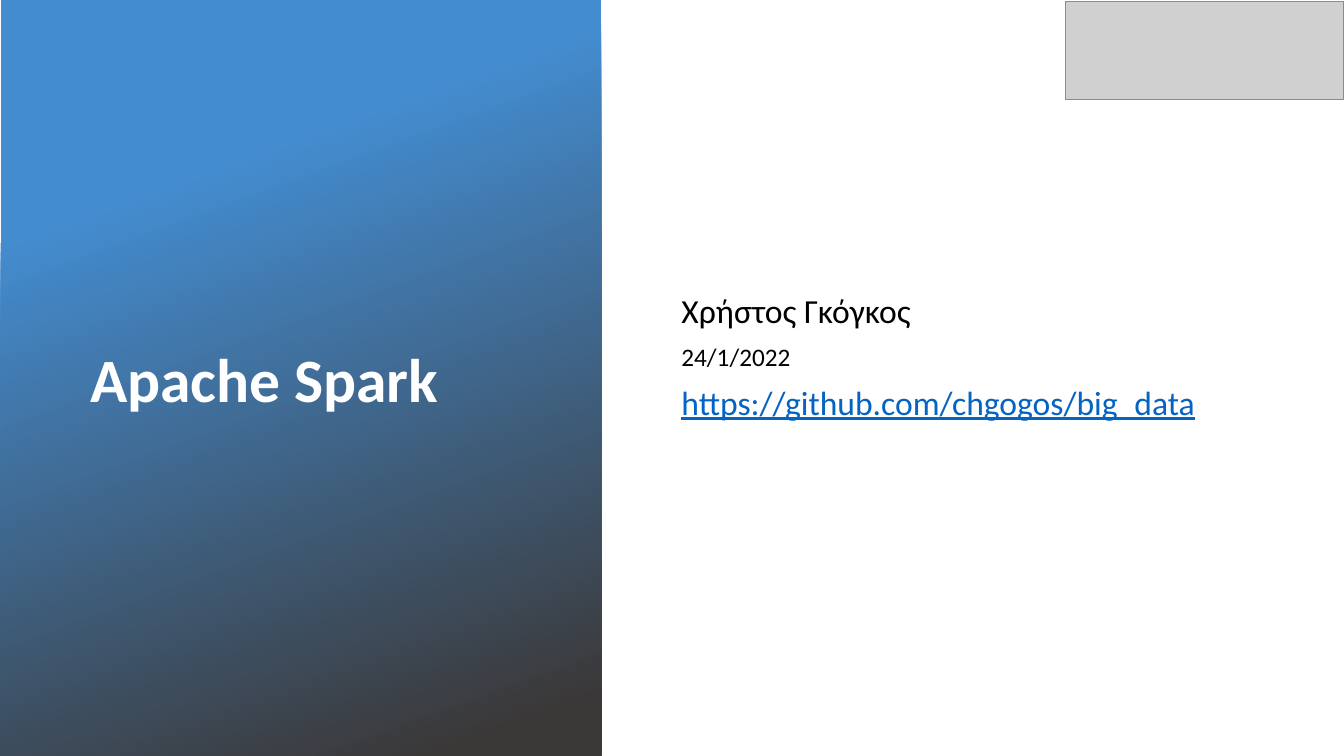
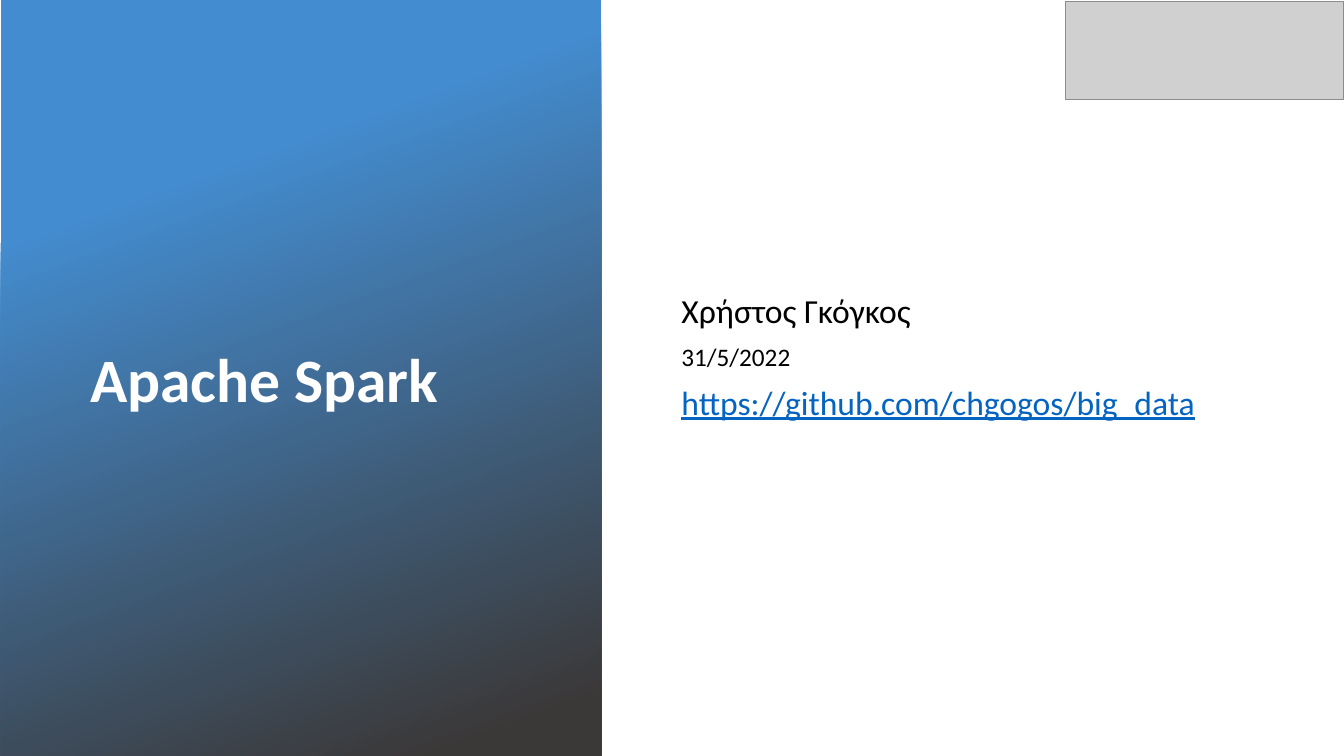
Before and after one commit to chgogos/big_data, a slide deck: slide 1 of 04. Apache Spark.pptx. Drawn at 1344x756 pixels with LibreOffice and Linux fonts; fonts in the diff are those of the drawing; grey boxes stand for pictures; background and template pictures are left out. Boxes give left, top, right and bottom in pixels: in the first picture for what was removed or moved away, otherwise in the second. Text is boxed around its words. In the diff, an @@ line names an element or a change of style, - is before the commit and + after.

Commit message:
spark

```diff
--- a/04. Apache Spark.pptx
+++ b/04. Apache Spark.pptx
@@ subtitle at <box>681,348,790,367</box>: text changed @@
-24/1/2022
+31/5/2022
```
Also in this commit, not shown: 2 other slides changed, 5 other files.
